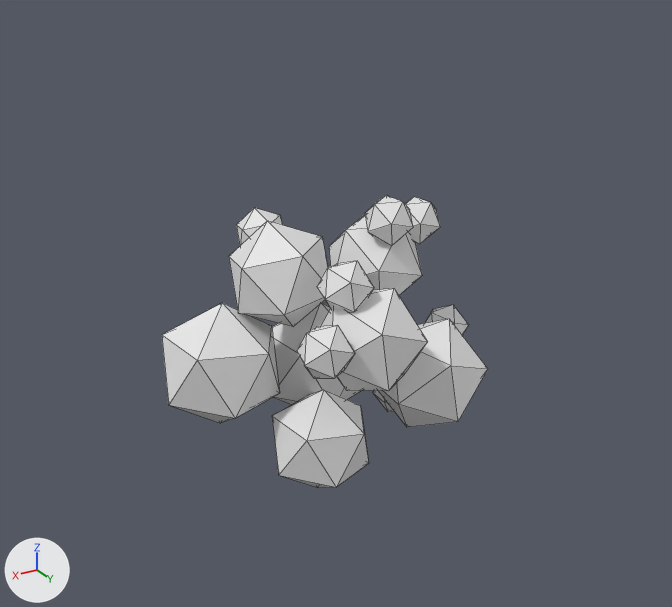
Before and after pictures for a commit that changed the Blender file Assets/Models/GABA_tree.blend.
Before and after are seen from a camera (50 mm lens) standing at (16.6, 28.5, 14.7) and looking at (0.6, 2.0, 1.5). Lighting does not change. The marker at lower left points along +X, +Y and +Z. Mesh edges are drawn as thin lines. The same objects are shown in both versions, whatever each file hides.

Objects in the first picture: 'CH2', 'CH2.001', 'CH2.002', 'CHO2', 'NH2'.
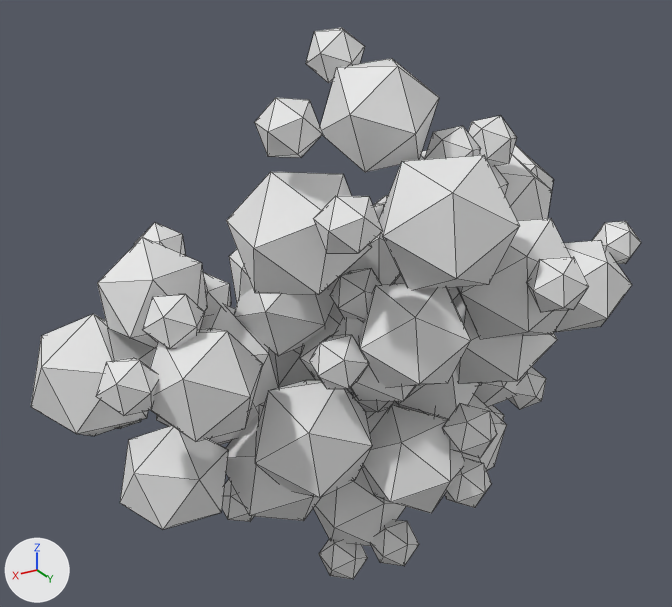
Location of each change, (x1, y1, x2, y2) in pixels of the pictures (672 x 607 px):
'CH2.006', added: after (226, 28, 589, 388)
'CH2.003', added: after (31, 223, 394, 530)
'CH2.005', added: after (222, 287, 507, 579)
'CH2.004', added: after (424, 145, 641, 421)
'CH2', moved: before (297, 261, 428, 391); after (310, 269, 416, 401)
'CHO2', unchanged, covered by the edit: before (162, 303, 368, 488); after (200, 306, 362, 468)
'CH2.002', unchanged, covered by the edit: before (229, 208, 328, 327); after (229, 249, 253, 302)
'NH2', unchanged, covered by the edit: before (373, 305, 488, 427); after (392, 369, 480, 420)
'CH2.001', unchanged, covered by the edit: before (329, 195, 440, 295); after (373, 195, 388, 206)

Edits to the bpy script that builds the scene:
```text
Add me_icosphere_010:
    me_icosphere_010.from_pydata(...)  # 196 vertices, 321 faces; spans x -0.89..3.47, y -2.88..3.3, z -2.17..3.24
Change ob_ch2:
    ob_ch2.location: (0.61, 4.19, 0.91) -> (0.61, 5.03, 0.91)
Add ob_ch2_006:
    ob_ch2_006 = bpy.data.objects.new('CH2.006', me_icosphere_010)
    ob_ch2_006.location = (-0.18, 2.07, 3.21)
    ob_ch2_006.rotation_euler = (7.808, -0.67, -16.8)  # degrees (87, -38, 117)
    ob_ch2_006.scale = (2.04, 2.04, 2.04)
Add ob_ch2_005:
    ob_ch2_005 = bpy.data.objects.new('CH2.005', me_icosphere_010.copy())
    ob_ch2_005.location = (-0.18, 5.77, -3.27)
    ob_ch2_005.rotation_euler = (4.904, 0.185, -14.51)  # degrees (281, 11, 249)
    ob_ch2_005.scale = (2.04, 2.04, 2.04)
Add ob_ch2_004:
    ob_ch2_004 = bpy.data.objects.new('CH2.004', me_icosphere_010.copy())
    ob_ch2_004.location = (-9.07, 4.29, 0.93)
    ob_ch2_004.rotation_euler = (4.904, 0.185, -13.7)  # degrees (281, 11, 295)
    ob_ch2_004.scale = (2.04, 2.04, 2.04)
Add ob_ch2_003:
    ob_ch2_003 = bpy.data.objects.new('CH2.003', me_icosphere_010.copy())
    ob_ch2_003.location = (6.79, 4.1, 0.91)
    ob_ch2_003.rotation_euler = (2.495, 0.177, -14.53)  # degrees (143, 10, 247)
    ob_ch2_003.scale = (2.04, 2.04, 2.04)
```
